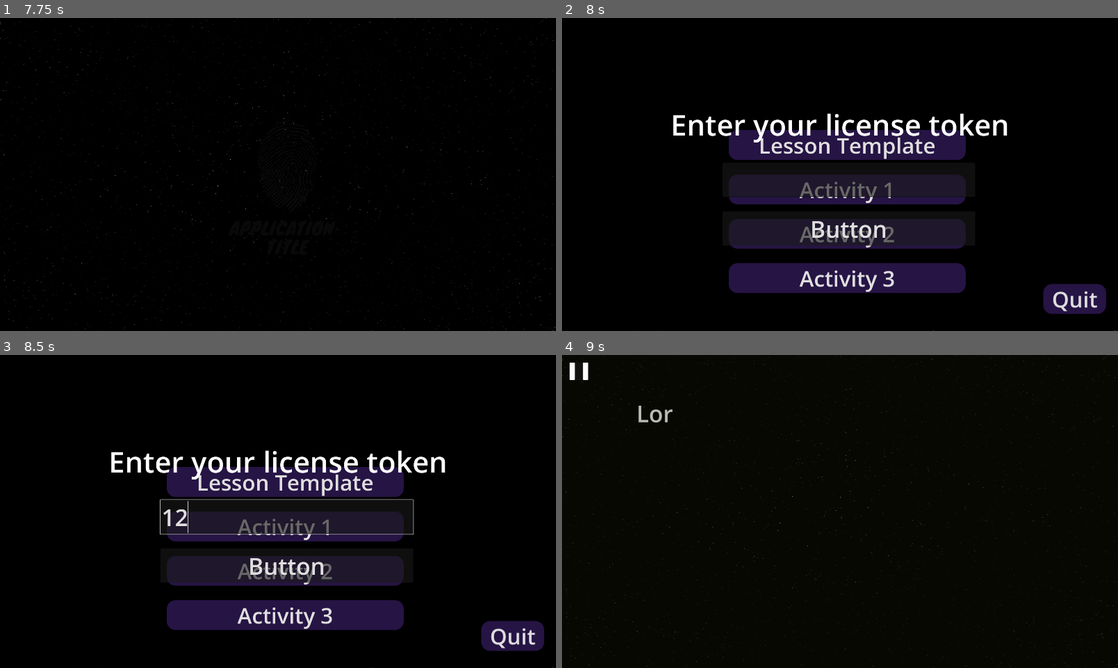
Above: before the commit, frames 1-4 (two rows, left to right).
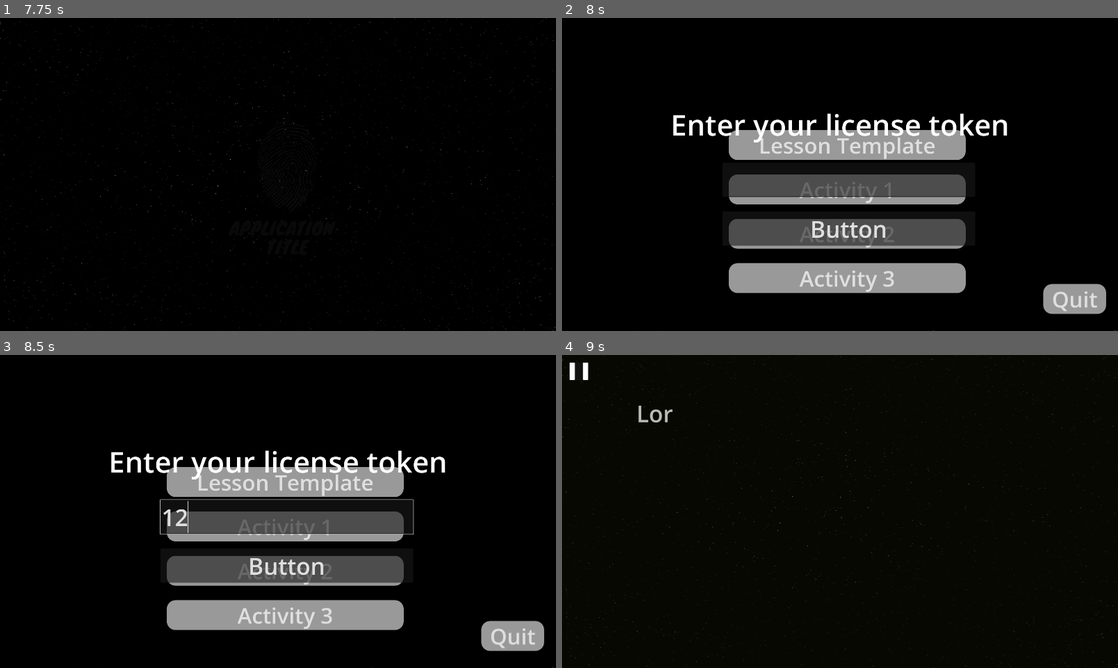
Above: after the commit, the same moments.

Repository: mrl-barua/ForensiScan
Game: Godot game, scene res://src/scenes/Splash/EngineSplash.tscn
Two runs of this game, one before a commit and one after it. Both use one fixed random seed, a clock stepped at 60 frames per second and the inputs below.
Inputs (mouse positions are in pixels of both pictures, inside the frame that each line leads up to):
- Up to frame 1 (7.75 s): tap Enter (ui_accept) at 0.5, 0.77, 2, 3.77, 4.25, 5.75, 6.5, 6.77 s; move the mouse to (400, 158) at 0.52 s; click (400, 158) at 0.67 s; drag from (166, 190) to (250, 237) at 1.27 s; move the mouse to (333, 105) at 2.02 s; click (333, 105) at 2.17 s; drag from (250, 237) to (111, 127) at 2.77 s; move the mouse to (444, 221) at 3.52 s; click (444, 221) at 3.67 s; drag from (111, 127) to (194, 96) at 4.27 s; move the mouse to (305, 174) at 5.02 s; click (305, 174) at 5.17 s; drag from (194, 96) to (166, 190) at 5.77 s; move the mouse to (400, 158) at 6.52 s; click (400, 158) at 6.67 s; drag from (166, 190) to (250, 237) at 7.27 s
- Up to frame 2 (8 s): no input
- Up to frame 3 (8.5 s): click (289, 517) at 8.02 s; type "12" at 8.1 s
- Up to frame 4 (9 s): click "Lesson Template" at 8.75 s

Frame 1 is identical in both runs. In frame 2, 15% of the frame differs, in the area x 30-98%, y 35-95%; in frame 3, 15%; in frame 4, nothing differs.

Commit message:
feat: add ZoomableImage component and associated assets
- Created a new ZoomableImage scene to handle image zooming and dragging functionality.
- Implemented ZoomableImage script with zoom controls and touch support for mobile devices.
- Added Fingerpint_Sample_1.jpg as a texture resource for the ZoomableImage.
- Introduced a new lesson script (Lesson_1.1.gd) for future lesson content.
- Configured image import settings for optimized texture usage.

Diff:
--- /dev/null
+++ b/src/scenes/Components/ZoomableImage.tscn
@@ -0,0 +1,29 @@
+[gd_scene load_steps=3 format=3 uid="uid://c7pggom3bb7tm"]
+
+[ext_resource type="Script" path="res://src/scripts/Services/ZoomableImage.gd" id="1_4o7uo"]
+[ext_resource type="Texture2D" uid="uid://5sx54bp338g5" path="res://assets/images/Lesson/Fingerpint_Sample_1.jpg" id="2_2csgq"]
+
+[node name="ZoomableImage" type="Control"]
+layout_mode = 3
+anchors_preset = 15
+anchor_right = 1.0
+anchor_bottom = 1.0
+grow_horizontal = 2
+grow_vertical = 2
+script = ExtResource("1_4o7uo")
+
+[node name="ColorRect" type="ColorRect" parent="."]
+offset_right = 1920.0
+offset_bottom = 1080.0
+color = Color(0.109804, 0.113725, 0.027451, 0.298039)
+
+[node name="ScrollContainer" type="ScrollContainer" parent="."]
+layout_mode = 0
+offset_left = 596.0
+offset_top = 299.0
+offset_right = 1394.0
+offset_bottom = 795.0
+
+[node name="TextureRect" type="TextureRect" parent="ScrollContainer"]
+layout_mode = 2
+texture = ExtResource("2_2csgq")
--- a/src/scenes/Lesson/Lesson_1.1.tscn
+++ b/src/scenes/Lesson/Lesson_1.1.tscn
@@ -1,14 +1,21 @@
-[gd_scene load_steps=3 format=3 uid="uid://dqtsm4w2peyjr"]
+[gd_scene load_steps=5 format=3 uid="uid://dqtsm4w2peyjr"]
 
 [ext_resource type="Texture2D" uid="uid://byio0luq7uppw" path="res://assets/images/Background/StarField.png" id="1_2uoaf"]
 [ext_resource type="PackedScene" uid="uid://r7v4w30c0k7l" path="res://src/scenes/Components/Pause.tscn" id="2_oq0u4"]
+[ext_resource type="PackedScene" uid="uid://c7pggom3bb7tm" path="res://src/scenes/Components/ZoomableImage.tscn" id="3_66obh"]
+[ext_resource type="Texture2D" uid="uid://5sx54bp338g5" path="res://assets/images/Lesson/Fingerpint_Sample_1.jpg" id="4_sji75"]
 
 [node name="Lesson1_1" type="Node2D"]
 
 [node name="StarField" type="Sprite2D" parent="."]
+visible = false
 position = Vector2(963.999, 541.998)
 scale = Vector2(1.88281, 1.05859)
 texture = ExtResource("1_2uoaf")
 metadata/_edit_lock_ = true
 
 [node name="Pause" parent="." instance=ExtResource("2_oq0u4")]
+visible = false
+
+[node name="ZoomableImage" parent="." instance=ExtResource("3_66obh")]
+image_texture = ExtResource("4_sji75")
--- /dev/null
+++ b/src/scripts/Lesson/Lesson_1.1.gd
@@ -0,0 +1,11 @@
+extends Node2D
+
+
+# Called when the node enters the scene tree for the first time.
+func _ready():
+	pass # Replace with function body.
+
+
+# Called every frame. 'delta' is the elapsed time since the previous frame.
+func _process(delta):
+	pass
--- /dev/null
+++ b/src/scripts/Services/ZoomableImage.gd
@@ -0,0 +1,54 @@
+extends Control
+
+@export var zoom_speed: float = 0.1
+@export var min_zoom: float = 0.5
+@export var max_zoom: float = 3.0
+@export var image_texture: Texture
+
+@onready var image_rect: TextureRect = $ScrollContainer/TextureRect
+
+var zoom: float = 1.0
+var dragging: bool = false
+var last_mouse_pos: Vector2
+
+func _ready():
+	image_rect.texture = image_texture
+	# Center the TextureRect
+	image_rect.anchor_left = 0.5
+	image_rect.anchor_top = 0.5
+	image_rect.anchor_right = 0.5
+	image_rect.anchor_bottom = 0.5
+	image_rect.position = Vector2.ZERO
+
+func _unhandled_input(event):
+	# Desktop zoom via mouse wheel
+	if event is InputEventMouseButton:
+		if event.pressed:
+			if event.button_index == MOUSE_BUTTON_WHEEL_UP:
+				_apply_zoom(zoom_speed)
+			elif event.button_index == MOUSE_BUTTON_WHEEL_DOWN:
+				_apply_zoom(-zoom_speed)
+			elif event.button_index == MOUSE_BUTTON_LEFT:
+				dragging = true
+				last_mouse_pos = event.position
+		else:
+			if event.button_index == MOUSE_BUTTON_LEFT:
+				dragging = false
+
+	# Dragging
+	if event is InputEventMouseMotion and dragging:
+		var delta = event.position - last_mouse_pos
+		image_rect.position += delta
+		last_mouse_pos = event.position
+
+	# Touch pinch zoom (Android)
+	if event is InputEventMagnifyGesture:
+		_apply_zoom(event.factor - 1)
+
+	# Touch drag (Android)
+	if event is InputEventScreenDrag:
+		image_rect.position += event.relative
+
+func _apply_zoom(delta_zoom: float):
+	zoom = clamp(zoom + delta_zoom, min_zoom, max_zoom)
+	image_rect.scale = Vector2.ONE * zoom
--- a/src/styles/button_style.tres
+++ b/src/styles/button_style.tres
@@ -1,7 +1,6 @@
 [gd_resource type="StyleBoxFlat" format=3 uid="uid://c3wm6txdis2nx"]
 
 [resource]
-bg_color = Color(0.372549, 0.196078, 0.670588, 0.403922)
 corner_radius_top_left = 30
 corner_radius_top_right = 30
 corner_radius_bottom_right = 30
Not shown, added: assets/images/Lesson/Fingerpint_Sample_1.jpg.import
